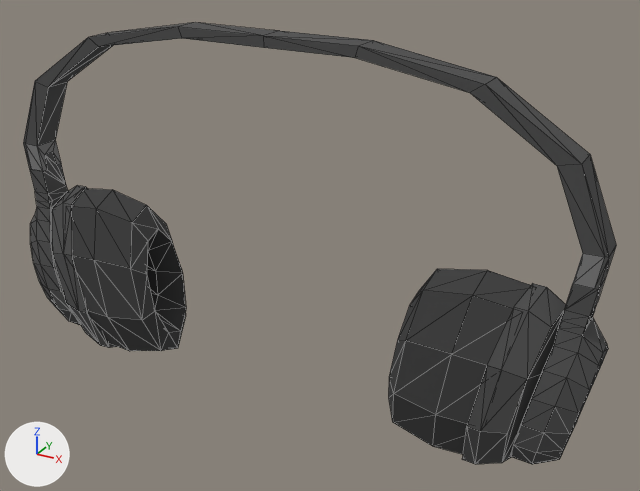
One commit to the glTF model wear/headphones.glb: the scene before it, then after it.
One viewpoint serves both versions: a 50 mm lens placed at (0.858, -1.37, 2.223), pointed at (0.086, 0.035, 1.521). The lights are fixed; the arrows at lower left show +X, +Y and +Z. The first picture is the older version. Mesh edges are drawn as thin lines. Vertices at exactly the same position are counted once.

Objects in the first picture: 'Wear_headphones'.
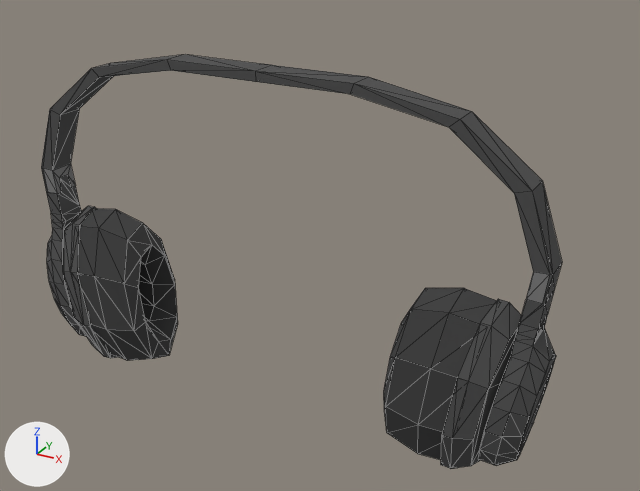
Changed parts and their boxes [x1, y1, x2, y2] in the pictures (640 x 491 px; the box of a moved part takes in the faces that stretch with it):
```json
{"object": "Wear_headphones", "change": "reshaped", "before": [23, 22, 616, 464], "after": [41, 54, 562, 469], "on screen": "12% narrower, 6% shorter"}
{"part": 1, "of": "me_wear_headphones", "change": "moved or reshaped", "before": [462, 283, 566, 464], "after": [441, 299, 522, 469]}
{"part": 2, "of": "me_wear_headphones", "change": "moved or reshaped", "before": [52, 185, 117, 348], "after": [63, 206, 117, 358]}
{"part": 3, "of": "me_wear_headphones", "change": "moved or reshaped", "before": [389, 269, 531, 454], "after": [384, 288, 496, 460]}
{"part": 4, "of": "me_wear_headphones", "change": "moved or reshaped", "before": [72, 188, 186, 351], "after": [78, 209, 178, 361]}
{"part": 5, "of": "me_wear_headphones", "change": "moved or reshaped", "before": [23, 22, 616, 464], "after": [41, 54, 562, 466]}
```

Scene script edits in JSON lines:
```json
{"block": "me_wear_headphones", "where": "# used by ob_wear_headphones; location = (0.0, 0.0, 0.0)"}
{"op": "remove", "block": "me_wear_headphones", "code": "me_wear_headphones.from_pydata(...)  # 378 vertices, 746 faces; spans x -0.652..0.651, y -0.076..0.104, z 1.153..1.93"}
{"op": "add", "block": "me_wear_headphones", "code": "me_wear_headphones.from_pydata(...)  # 378 vertices, 746 faces; spans x -0.571..0.571, y -0.107..0.073, z 1.152..1.874"}
{"block": "me_wear_headphones", "change": "me_wear_headphones part 1: the loose piece of 36 vertices spanning x 0.432..0.576, y -0.076..0.104, z 1.153..1.542 is scaled about its middle by (0.776, 1, 0.929), then moved by (-0.047, -0.031, -0.015)"}
{"block": "me_wear_headphones", "change": "me_wear_headphones part 2: the loose piece of 36 vertices spanning x -0.577..-0.432, y -0.076..0.104, z 1.153..1.542 is scaled about its middle by (0.776, 1, 0.929), then moved by (0.048, -0.031, -0.015)"}
{"block": "me_wear_headphones", "change": "me_wear_headphones part 3: the loose piece of 63 vertices spanning x 0.265..0.532, y -0.075..0.102, z 1.165..1.549 is scaled about its middle by (0.776, 1, 0.929), then moved by (-0.024, -0.031, -0.016)"}
{"block": "me_wear_headphones", "change": "me_wear_headphones part 4: the loose piece of 63 vertices spanning x -0.533..-0.266, y -0.075..0.102, z 1.165..1.549 is scaled about its middle by (0.776, 1, 0.929), then moved by (0.024, -0.031, -0.016)"}
{"block": "me_wear_headphones", "change": "me_wear_headphones part 5: 180 of 378 vertices moved; they spanned x -0.652..0.651, y -0.059..0.081, z 1.191..1.93 and now span x -0.571..0.571, y -0.089..0.051, z 1.187..1.874; mean shift (0.0, -0.031, -0.026); largest move (-0.641, -0.017, 1.637) -> (-0.562, -0.048, 1.601)"}
```
